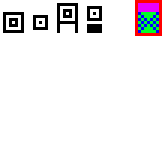
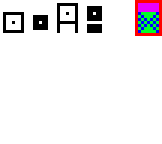
Layers edited between the first and the second 162×144 image:
painted on "Background" over [9, 9, 99, 27]
